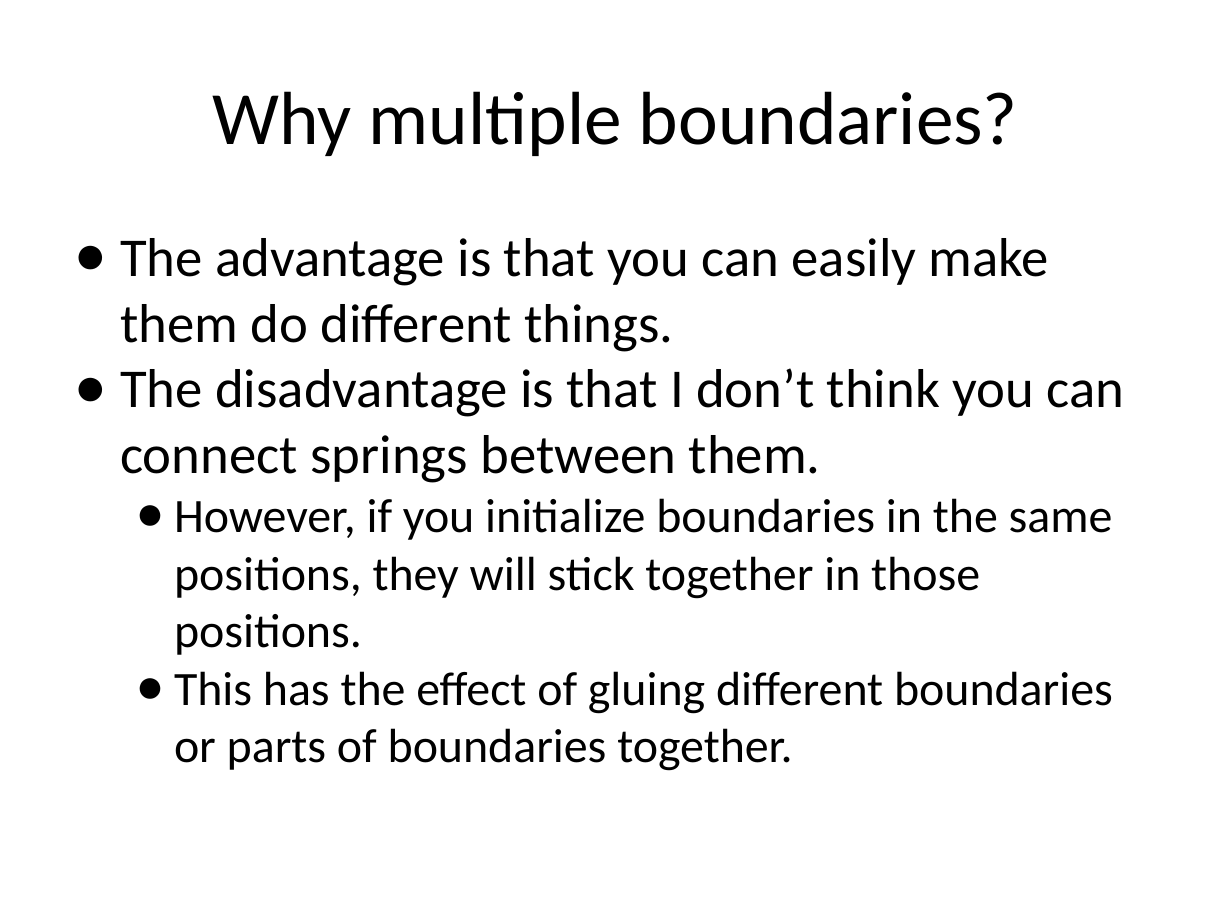
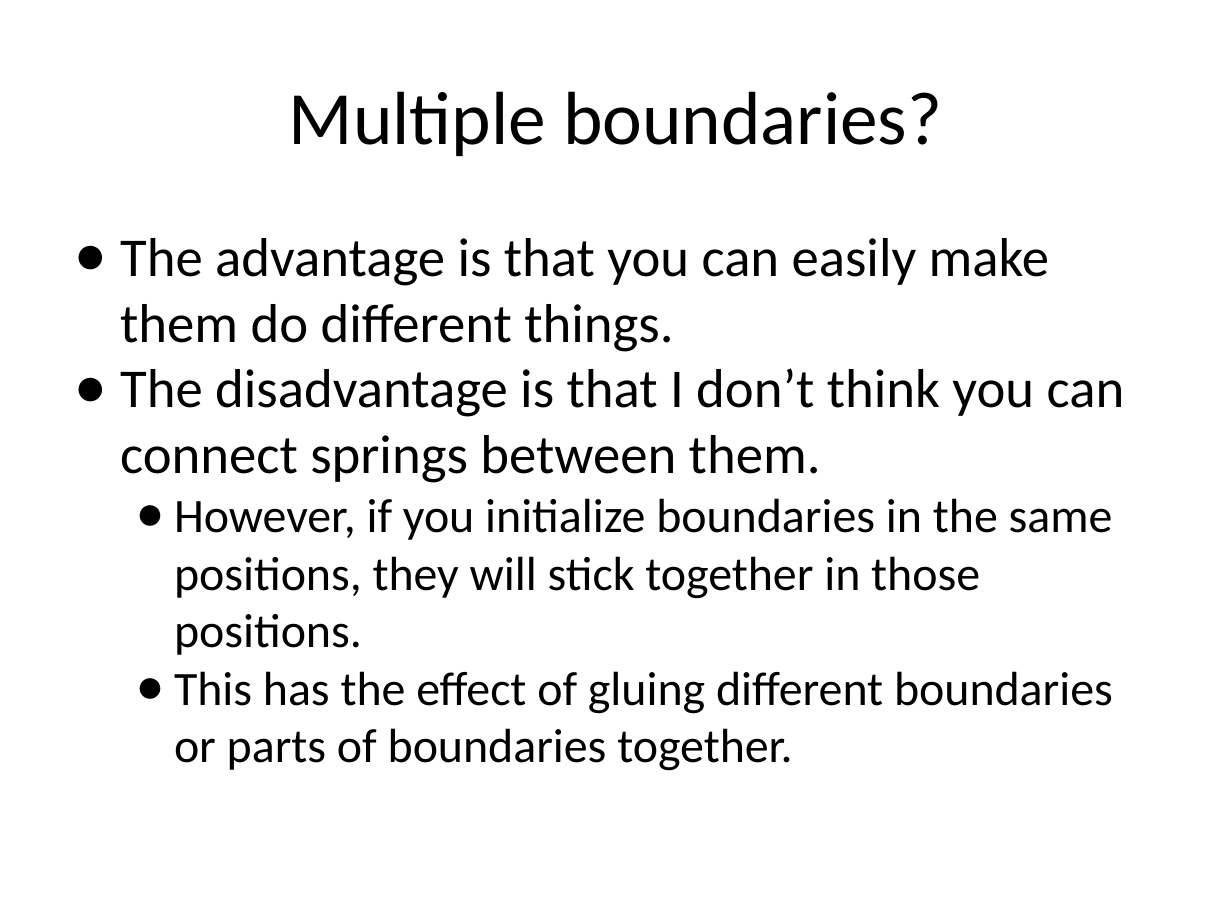
Before and after one commit to fairyflies9/IBAMR-Tutorials, a slide deck: slide 14 of IBAMR Lectures/Lecture 5 - IBAMR Tutorial_ Changing Target Positions and Springs.pptx. Drawn at 1232x924 pixels with LibreOffice and Linux fonts; fonts in the diff are those of the drawing. Boxes give left, top, right and bottom in pixels: in the first picture for what was removed or moved away, otherwise in the second. Text is boxed around its words. In the diff, an @@ line names an element or a change of style, - is before the commit and + after.

```diff
--- a/IBAMR Lectures/Lecture 5 - IBAMR Tutorial_ Changing Target Positions and Springs.pptx
+++ b/IBAMR Lectures/Lecture 5 - IBAMR Tutorial_ Changing Target Positions and Springs.pptx
@@ title at bbox=[289, 91, 942, 156]: text changed @@
-Why multiple boundaries?
+Multiple boundaries?
```
Also in this commit, not shown: 3 slides removed, 15 other files.
